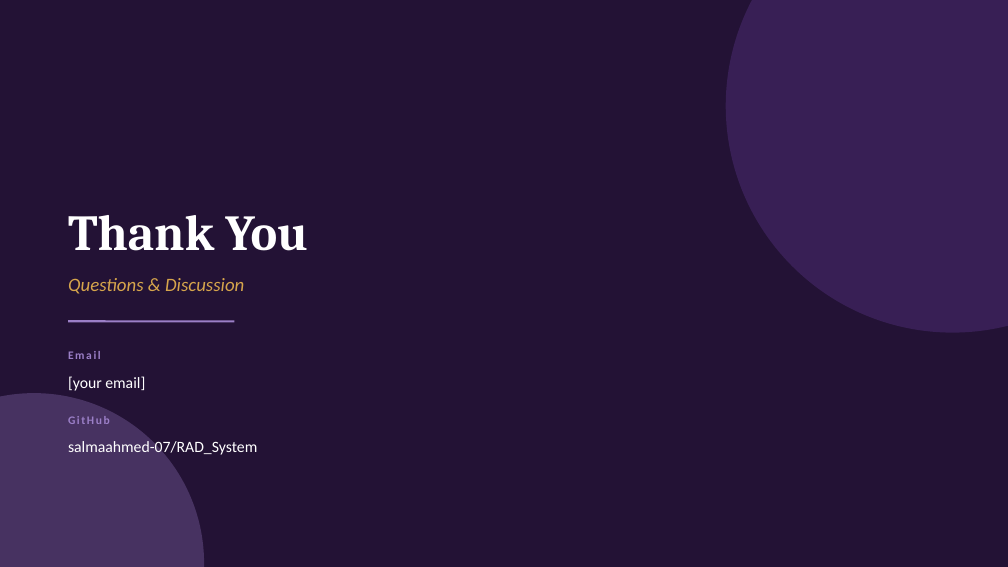
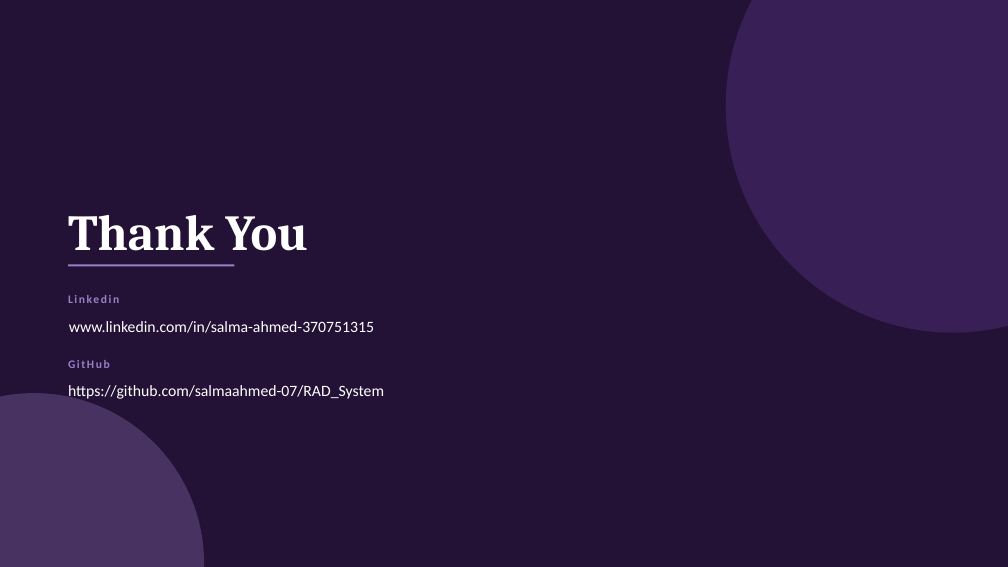
Before and after one commit to salmaahmed-07/RAD_System, a slide deck: slide 11 of Telecom_Egypt_RAG_Assistant.pptx. Drawn at 1008x567 pixels with LibreOffice and Linux fonts; fonts in the diff are those of the drawing. Boxes give left, top, right and bottom in pixels: in the first picture for what was removed or moved away, otherwise in the second. Text is boxed around its words. In the diff, an @@ line names an element or a change of style, - is before the commit and + after.

Commit message:
Add presentation file

```diff
--- a/Telecom_Egypt_RAG_Assistant.pptx
+++ b/Telecom_Egypt_RAG_Assistant.pptx
@@ line moved from (68, 321) - (234, 321) to (68, 265) - (234, 265) @@
@@ text at (x1=68, y1=295, x2=119, y2=303): text changed @@
-Email
+Linkedin
@@ text removed at (x1=68, y1=278, x2=244, y2=294) @@
-Questions & Discussion
@@ text at (x1=69, y1=321, x2=374, y2=333): text changed @@
-[your email]
+www.linkedin.com/in/salma-ahmed-370751315
@@ text "GitHub" moved from (x1=68, y1=416, x2=110, y2=424) to (x1=68, y1=360, x2=110, y2=368) @@
@@ text at (x1=68, y1=385, x2=384, y2=400): text changed @@
-salmaahmed-07/RAD_System
+https://github.com/salmaahmed-07/RAD_System
```
Also in this commit, not shown: 2 other slides changed.
